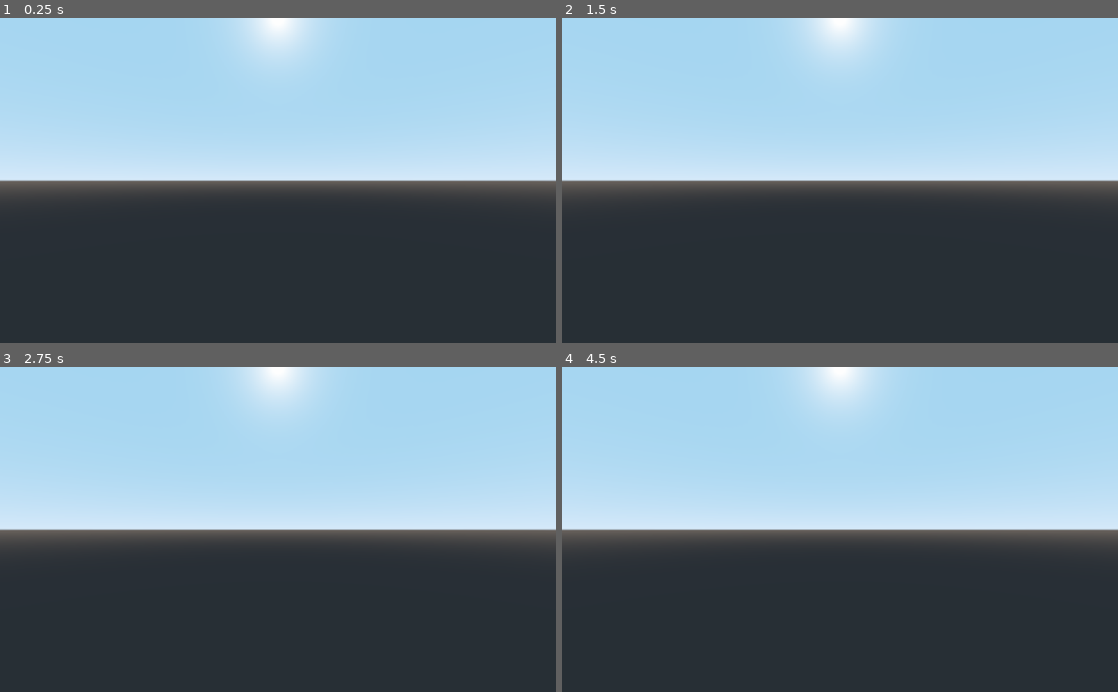
Above: before the commit, frames 1-4 (two rows, left to right).
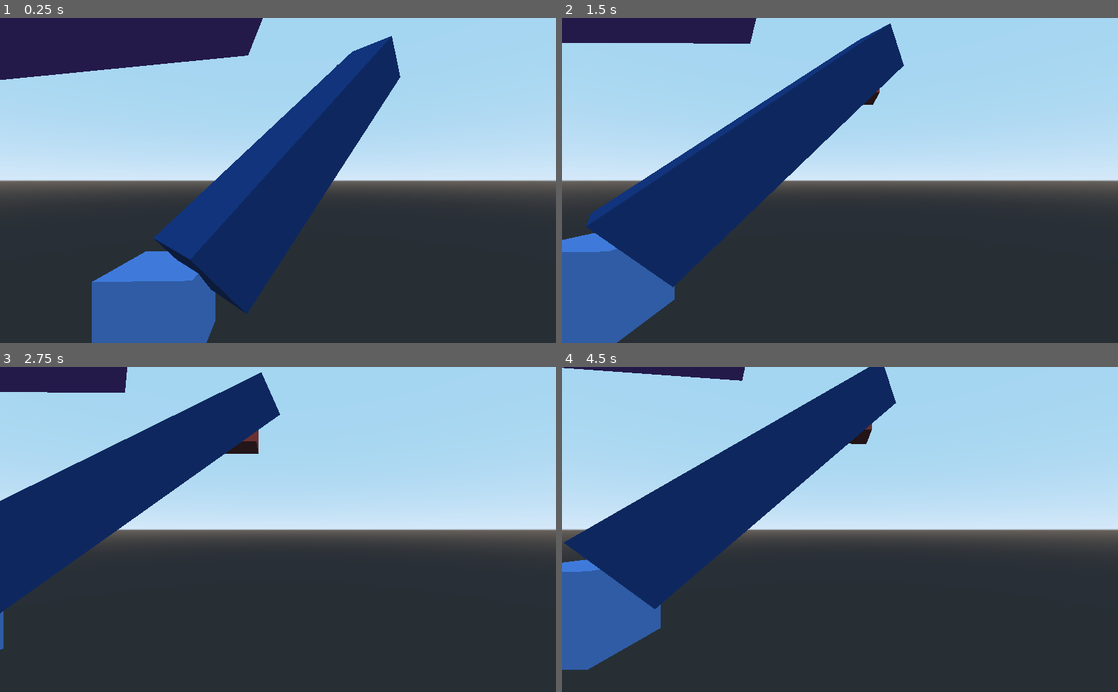
Above: after the commit, the same moments.

Repository: aarongerbrandt/CSC303_FinalProject
Game: Godot game, scene res://3DPointTest.tscn
Two runs of this game, one before a commit and one after it. Both use one fixed random seed, a clock stepped at 60 frames per second and the inputs below. Before the commit the project starts from res://TestLevel.tscn.
Inputs (mouse positions are in pixels of both pictures, inside the frame that each line leads up to):
- Up to frame 1 (0.25 s): no input
- Up to frame 2 (1.5 s): tap Enter at 0.5 s; move the mouse to (962, 164) at 0.52 s; hold D 0.53-1.25 s; tap Q at 0.6 s; click (962, 164) at 0.67 s; drag from (728, 196) to (812, 245) at 1.27 s
- Up to frame 3 (2.75 s): tap Space at 2 s; move the mouse to (333, 458) at 2.02 s; hold D from 2.03 s (still down); tap Shift at 2.1 s
- Up to frame 4 (4.5 s): release D at 2.75 s; drag from (812, 594) to (673, 480) at 2.77 s; tap Enter at 3.5 s; move the mouse to (1006, 578) at 3.52 s; hold A 3.53-4.25 s; tap Q at 3.6 s; drag from (673, 480) to (756, 448) at 4.27 s

The runs differ from the first frame. In frame 1, 27% of the frame differs, in the area x 0-72%, y 0-100%; in frame 2, 23%; in frame 3, 16%; in frame 4, 20%.
Error before the commit: Parse Error: The member "position" already exists in a parent class. (res://Resources/Rooms/Room1.gd:9)

Commit message:
Added test scene for 2 points

Diff:
--- /dev/null
+++ b/3DPointTest.gd
@@ -0,0 +1,85 @@
+extends Spatial
+
+export(Vector3) var p1 = Vector3(1, 0, 1)
+export(Color) var p1_color = Color.cornflower
+export(Vector3) var p2 = Vector3(8, 8, 8)
+export(Color) var p2_color = Color.coral
+
+export(Color) var bridge_color = Color.rebeccapurple
+
+export(Vector3) var rotation_axis = Vector3.ONE
+
+func _ready():
+	showPoints()
+
+	drawBridge(p1, p2)
+
+func showPoints():
+	var csg1 = CSGBox.new()
+	add_child(csg1)
+	var csg2 = CSGBox.new()
+	add_child(csg2)
+
+	csg1.global_translation = p1
+	csg2.global_translation = p2
+
+	var material1 = SpatialMaterial.new()
+	material1.albedo_color = p1_color
+
+	var material2 = SpatialMaterial.new()
+	material2.albedo_color = p2_color
+
+	csg1.material = material1
+	csg1.width = 2
+	csg1.height = 2
+	csg1.depth = 2
+
+	csg2.material = material2
+	csg2.width = 2
+	csg2.height = 2
+	csg2.depth = 2
+
+func _get_distance(p1: Vector3, p2: Vector3) -> float:
+	return p1.distance_to(p2)
+
+func _get_angle(p1: Vector3, p2: Vector3) -> float:
+	return p1.angle_to(p2)
+
+func _get_vertical_angle(p1: Vector3, p2: Vector3) -> float:
+	var a = sqrt((p1.z * p1.z) + (p1.x * p1.x))
+	var c = p1.distance_to(p2)
+
+	return cos(a / c)
+
+func _get_midpoint(p1: Vector3, p2: Vector3) -> Vector3:
+	return (p1 + p2) / 2
+
+func drawBridge(p1: Vector3, p2: Vector3) -> void:
+	var meshInstance = MeshInstance.new()
+	var cubeMesh = CubeMesh.new()
+
+	var staticBody = StaticBody.new()
+	staticBody.add_child(meshInstance)
+	add_child(staticBody)
+
+	var distance = _get_distance(p1, p2)
+	var angle = _get_angle(p1, p2)
+	var vertical_angle = _get_vertical_angle(p1, p2)
+	var midpoint = _get_midpoint(p1, p2)
+
+	var bridgeMaterial = SpatialMaterial.new()
+	bridgeMaterial.albedo_color = bridge_color
+	cubeMesh.material = bridgeMaterial
+
+	cubeMesh.size = Vector3(distance, 2, 2)
+
+	meshInstance.mesh = cubeMesh
+	meshInstance.create_convex_collision(true, true)
+
+	print("angle: %.2f" % vertical_angle)
+	staticBody.global_translation = midpoint
+	print(distance)
+	print(midpoint)
+
+	staticBody.transform = staticBody.transform.rotated(Vector3.DOWN, angle)
+	staticBody.transform = staticBody.transform.rotated(Vector3.LEFT, vertical_angle)
--- /dev/null
+++ b/3DPointTest.tscn
@@ -0,0 +1,33 @@
+[gd_scene load_steps=5 format=2]
+
+[ext_resource path="res://Util/FreeLookCamera.tscn" type="PackedScene" id=1]
+[ext_resource path="res://3DPointTest.gd" type="Script" id=2]
+
+[sub_resource type="SpatialMaterial" id=2]
+albedo_color = Color( 0.0705882, 0.243137, 0.537255, 1 )
+
+[sub_resource type="CubeMesh" id=1]
+material = SubResource( 2 )
+size = Vector3( 12.728, 2, 2 )
+
+[node name="Spatial" type="Spatial"]
+script = ExtResource( 2 )
+p2_color = Color( 0.847059, 0.286275, 0.258824, 1 )
+rotation_axis = Vector3( 1, 1, 0 )
+
+[node name="Position3D" type="Position3D" parent="."]
+transform = Transform( 1, 0, 0, 0, 1, 0, 0, 0, 1, 2, 1, 2 )
+
+[node name="Position3D2" type="Position3D" parent="."]
+transform = Transform( 1, 0, 0, 0, 1, 0, 0, 0, 1, 8, 8, 8 )
+
+[node name="Camera" parent="." instance=ExtResource( 1 )]
+transform = Transform( -0.0309746, 0, -0.99952, 0, 1, 0, 0.99952, 0, -0.0309746, -4.786, 3.04501, 3.6 )
+
+[node name="StaticBody" type="StaticBody" parent="."]
+
+[node name="CollisionShape" type="CollisionShape" parent="StaticBody"]
+
+[node name="MeshInstance" type="MeshInstance" parent="StaticBody"]
+transform = Transform( 0.514693, -0.455926, -0.726101, 0.647739, 0.761624, -0.0190843, 0.561716, -0.460501, 0.687323, 3.89201, 5, 5.5 )
+mesh = SubResource( 1 )
--- a/project.godot
+++ b/project.godot
@@ -45,7 +45,7 @@
 [application]
 
 config/name="NewGenAttempt"
-run/main_scene="res://TestLevel.tscn"
+run/main_scene="res://3DPointTest.tscn"
 config/icon="res://icon.png"
 
 [gui]
